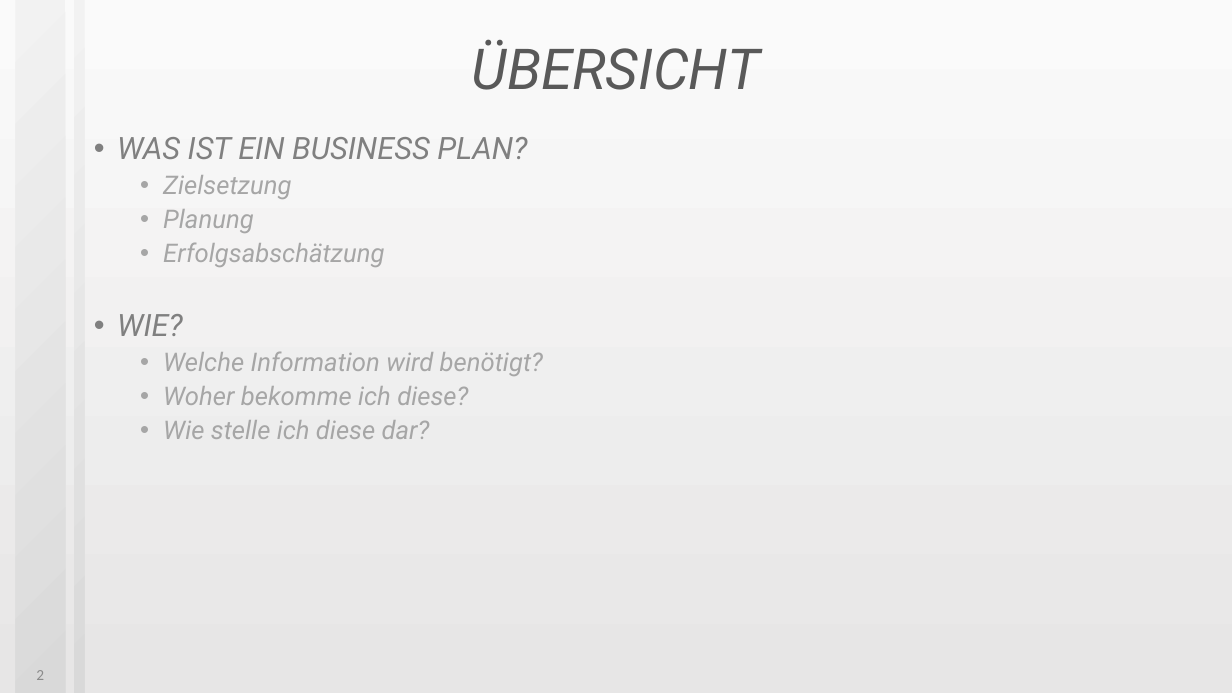
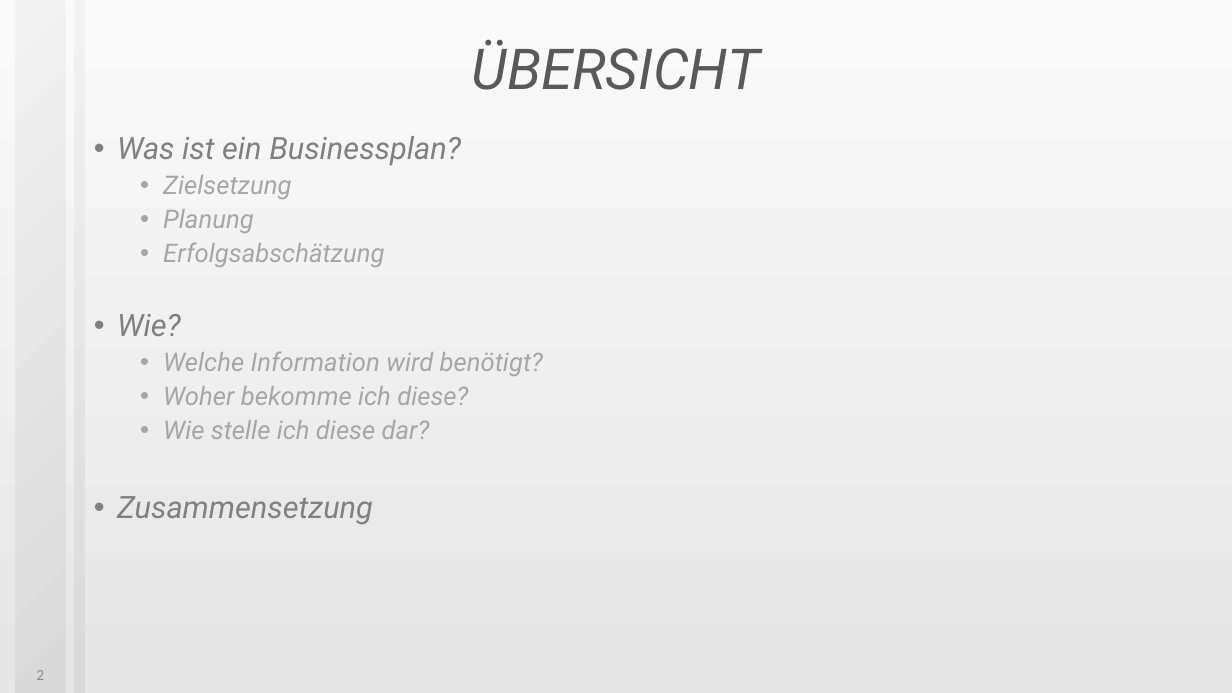
Before and after one commit to JMFootBallPlyr/Hard-drive-system-, a slide deck: slide 2 of APPR/UF/presents/Businessplan01.pptx. Drawn at 1232x693 pixels with LibreOffice and Linux fonts; fonts in the diff are those of the drawing. Boxes give left, top, right and bottom in pixels: in the first picture for what was removed or moved away, otherwise in the second. Text is boxed around its words. In the diff, an @@ line names an element or a change of style, - is before the commit and + after.

Commit message:
Updated presentation files.

```diff
--- a/APPR/UF/presents/Businessplan01.pptx
+++ b/APPR/UF/presents/Businessplan01.pptx
@@ text at [117, 136, 461, 165]: text changed @@
-• WAS IST EIN BUSINESS PLAN?
+• Was ist ein Businessplan?
@@ text at [117, 314, 181, 336]: text changed @@
-• WIE?
+• Wie?
@@ text at [117, 496, 373, 525]: paragraph added @@
+• Zusammensetzung
```
Also in this commit, not shown: 2 slides added, 1 slide removed.
